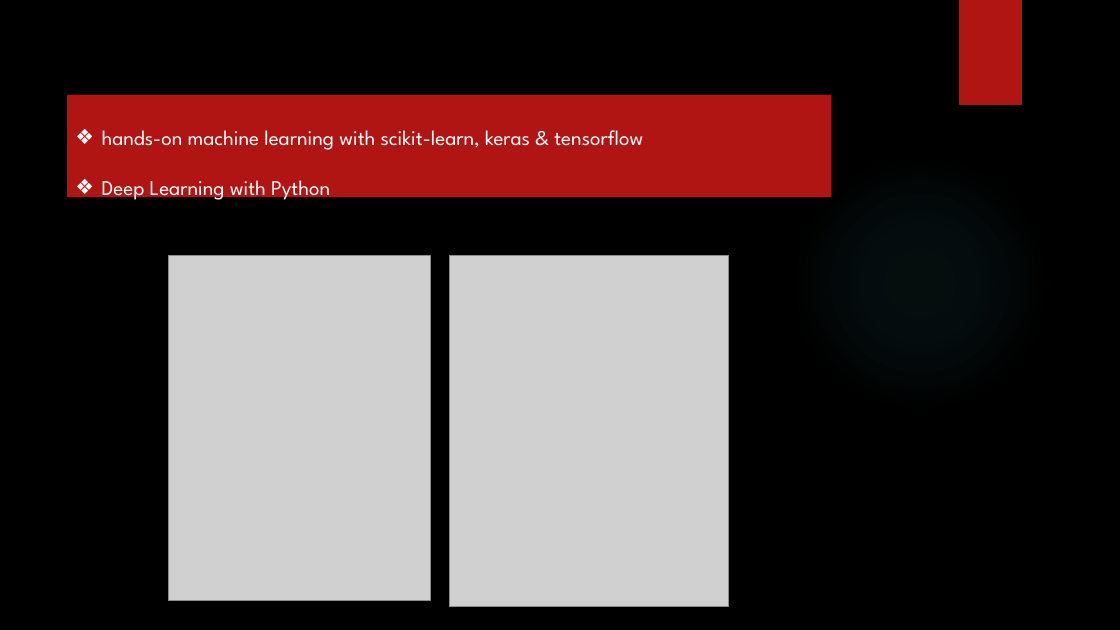
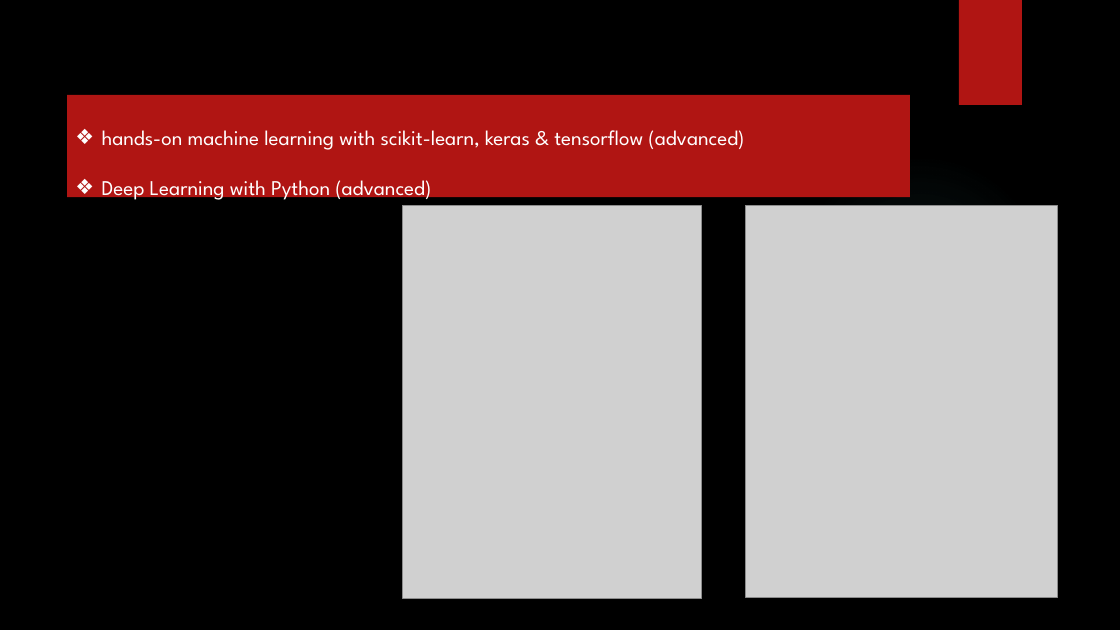
Before and after one commit to ancestor9/2026_Fall_AI-Literacy, a slide deck: slide 42 of AI Literacy.pptx (slide 24 before the commit). Drawn at 1120x630 pixels with LibreOffice and Linux fonts; fonts in the diff are those of the drawing; grey boxes stand for pictures; background and template pictures are left out. Boxes give left, top, right and bottom in pixels: in the first picture for what was removed or moved away, otherwise in the second. Text is boxed around its words. In the diff, an @@ line names an element or a change of style, - is before the commit and + after.

```diff
--- a/AI Literacy.pptx
+++ b/AI Literacy.pptx
@@ rectangle "hands-on machine learning with scikit-learn, ...": place and size @@
-rectangle "hands-on machine learning with scikit-learn, ..." at [67,95,832,197]
+rectangle "hands-on machine learning with scikit-learn, ..." at [67,95,911,197]
@@ text in rectangle at [102,130,744,202]: text changed @@
-❖ hands-on machine learning with scikit-learn, keras & tensorflow
-❖ Deep Learning with Python
+❖ hands-on machine learning with scikit-learn, keras & tensorflow (advanced)
+❖ Deep Learning with Python (advanced)
@@ picture: place and size @@
-picture at [168,255,430,600]
+picture at [402,206,702,598]
@@ picture: place and size @@
-picture at [450,255,729,607]
+picture at [746,206,1058,597]
```
Also in this commit, not shown: 3 other slides changed, 5 slides added.
